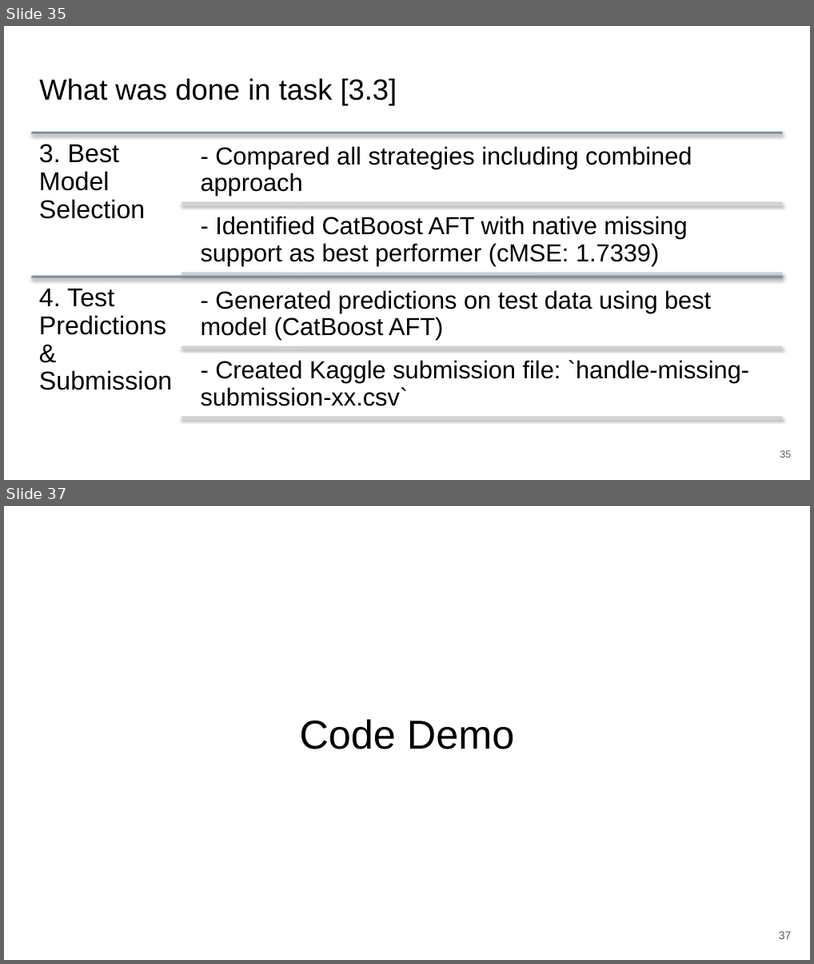
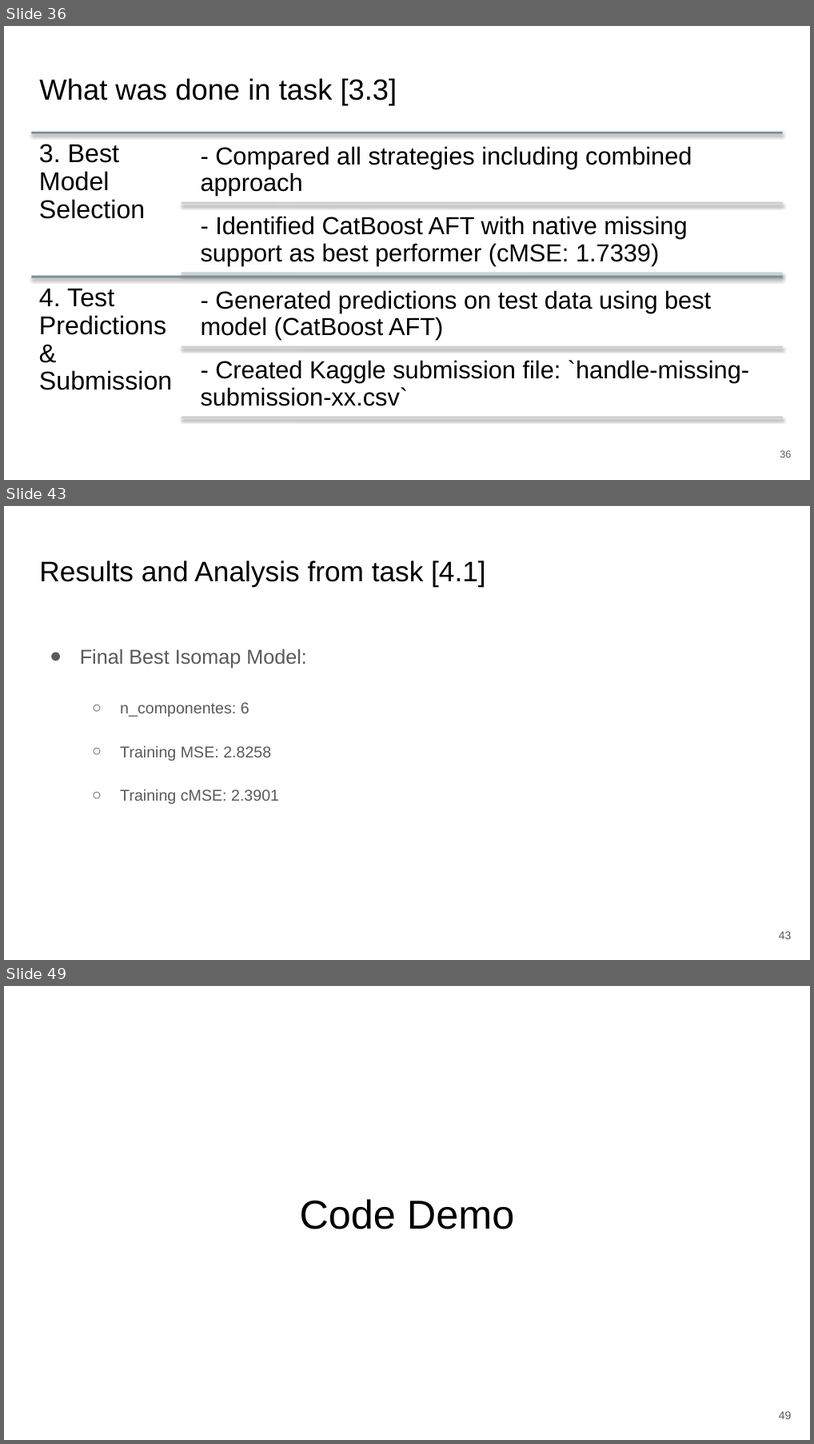
Before and after one commit to zepedrocosta/AA-Projeto2, a slide deck: Slides.pptx. Shown one above the other, each under a label of ours: slides 35 and 37 before the commit, slides 36, 43 and 49 after it; the slides between them are not shown. The pictures are 814x964 and 814x1444 pixels, drawn with LibreOffice and Linux fonts; fonts in the diff are those of the drawing. Boxes give left, top, right and bottom in pixels: in the first picture for what was removed or moved away, otherwise in the second. Text is boxed around its words. In the diff, an @@ line names an element or a change of style, - is before the commit and + after.

```diff
--- a/Slides.pptx
+++ b/Slides.pptx
@@ slide 43 added at box(4, 506, 810, 960), background #FFFFFF @@
@@ title added at box(39, 560, 486, 586), 25.2 pt, text #000000 @@
+Results and Analysis from task [4.1]
@@ text added at box(80, 648, 307, 804), 14 pt, text #595959 @@
+● Final Best Isomap Model:
+  ○ n_componentes: 6
+  ○ Training MSE: 2.8258
+  ○ Training cMSE: 2.3901
@@ page number added at box(779, 931, 792, 939), 10 pt, text #595959 @@
+43
@@ what was slide 35 is now slide 36 @@
@@ what was slide 37 is now slide 49 @@
@@ page number at box(779, 1411, 792, 1419): text changed @@
-37
+49
```
Also in this commit, not shown: 6 slides changed, 11 other slides added, 3 other files.
